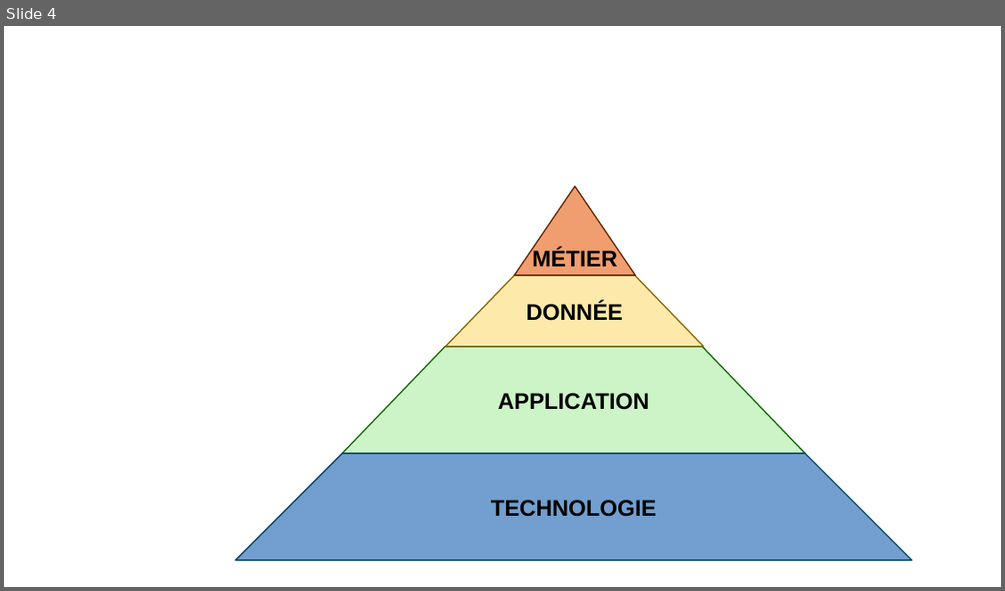
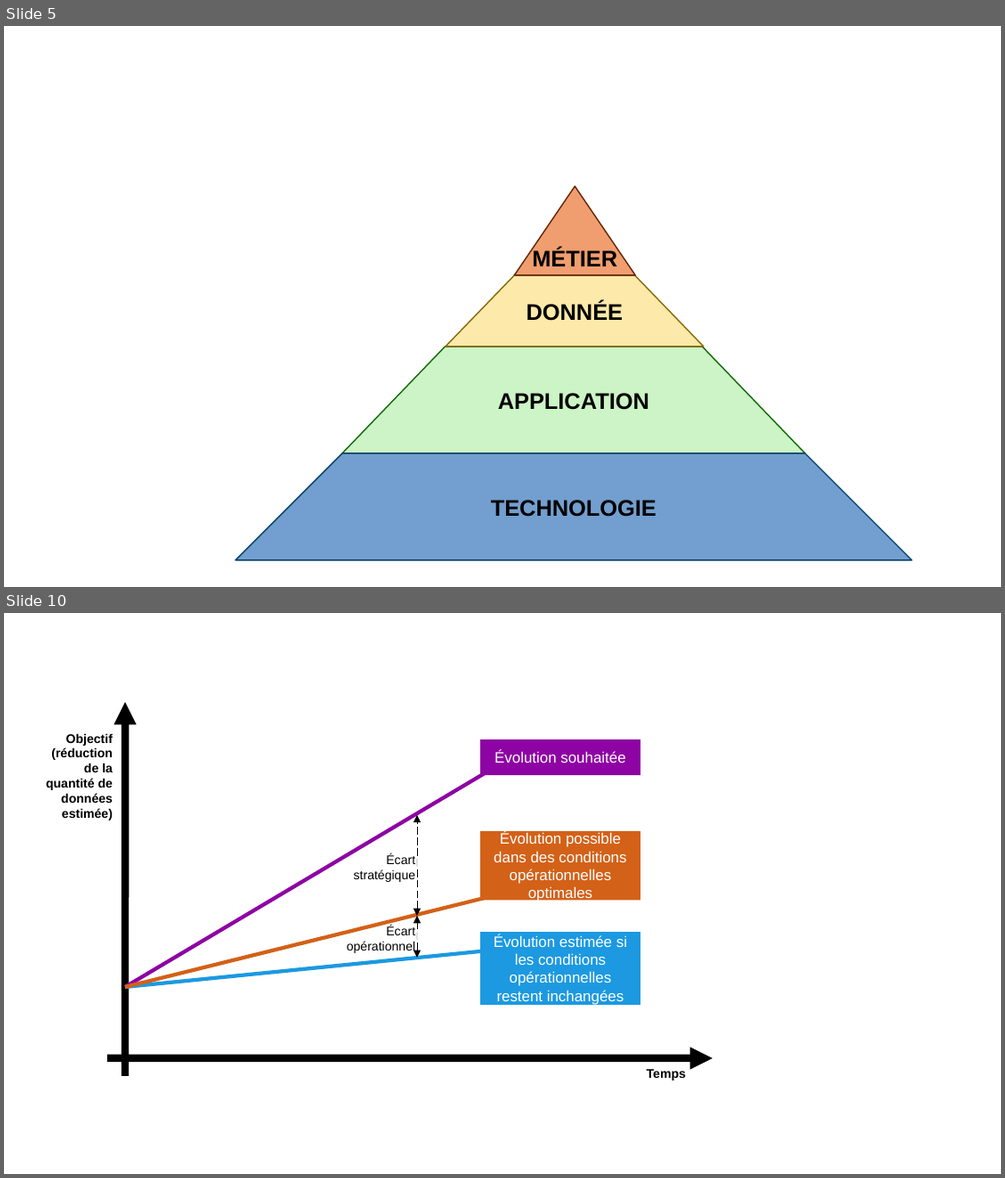
Before and after one commit to gattardm/P6, a slide deck: ressources/dépendances fonctionnelles.odp. Shown one above the other, each under a label of ours: slide 4 before the commit, slides 5 and 10 after it; the slides between them are not shown. The pictures are 1005x591 and 1005x1178 pixels, drawn with LibreOffice and Linux fonts; fonts in the diff are those of the drawing. Boxes give left, top, right and bottom in pixels: in the first picture for what was removed or moved away, otherwise in the second. Text is boxed around its words. In the diff, an @@ line names an element or a change of style, - is before the commit and + after.

```diff
--- a/ressources/dépendances fonctionnelles.odp
+++ b/ressources/dépendances fonctionnelles.odp
@@ slide 10 added at (4,613,1001,1174), background #FFFFFF @@
@@ arrow added from (125, 1076) to (125, 702), #000000 6.01 pt @@
@@ text added at (46,733,113,820), 10 pt, text #000000, bold @@
+Objectif (réduction de la quantité de données estimée)
@@ rectangle added at (481,739,640,775), fill #8E03A3, 12 pt, text #FFFFFF @@
+Évolution souhaitée
@@ line added from (125, 987) to (485, 773), #8E03A3 3 pt @@
@@ double arrow added from (417, 916) to (417, 815), #000000 0 pt dashed @@
@@ rectangle added at (481,831,640,900), fill #D36118, 12 pt, text #FFFFFF @@
+Évolution possible dans des conditions opérationnelles optimales
@@ text added at (354,854,416,882), 10 pt, text #000000 @@
+Écart stratégique
@@ line added from (125, 987) to (485, 898), #D36118 3 pt @@
@@ text added at (347,925,415,954), 10 pt, text #000000 @@
+Écart opérationnel
@@ double arrow added from (417, 957) to (417, 916), #000000 0 pt dashed @@
@@ rectangle added at (481,933,640,1005), fill #1C99E0, 12 pt, text #FFFFFF @@
+Évolution estimée si les conditions opérationnelles restent inchangées
@@ line added from (125, 987) to (481, 951), #1C99E0 3 pt @@
@@ arrow added from (107, 1058) to (712, 1058), #000000 6.01 pt @@
@@ text added at (647,1069,686,1080), 10 pt, text #000000, bold @@
+Temps
@@ what was slide 4 is now slide 5 @@
```
Also in this commit, not shown: 5 slides changed, 4 other slides added, 1 other file.
